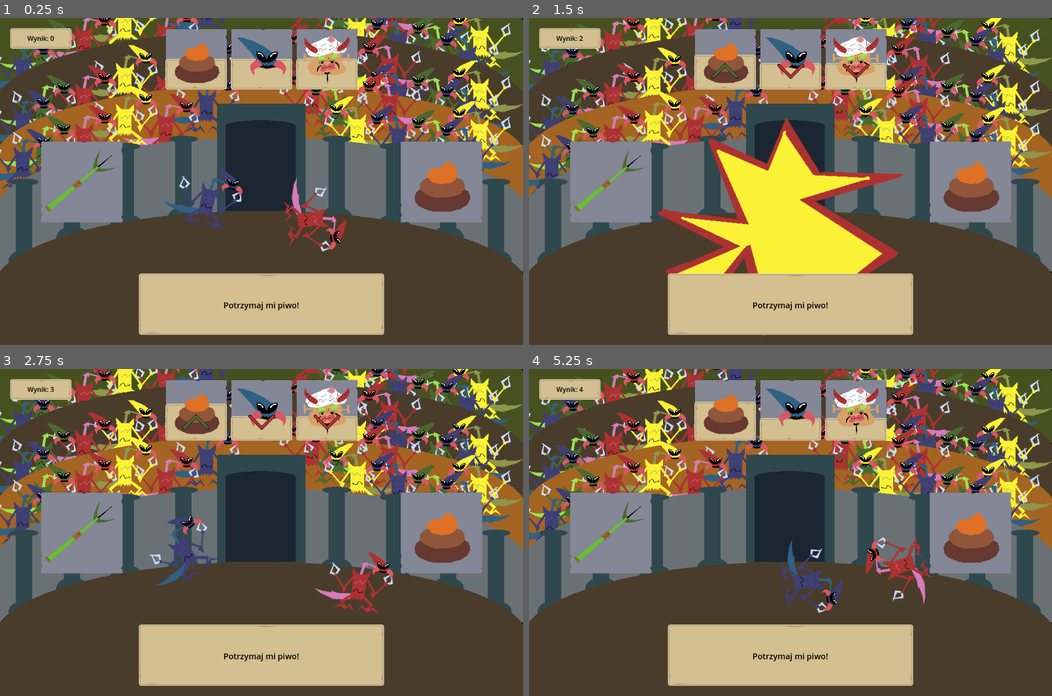
Above: before the commit, frames 1-4 (two rows, left to right).
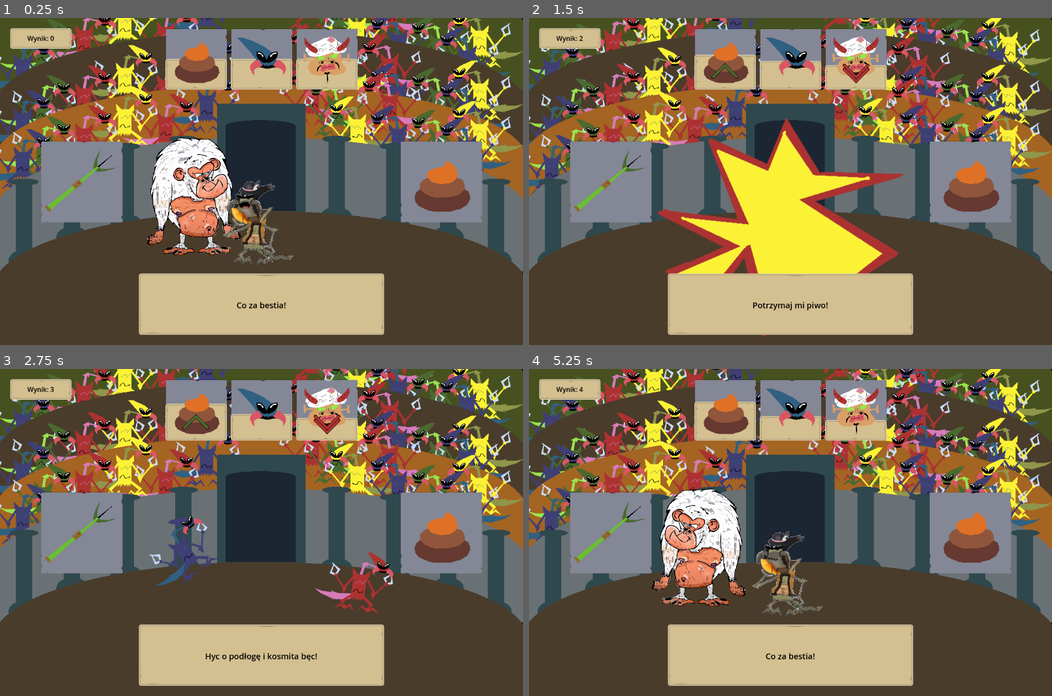
Above: after the commit, the same moments.

Repository: P1X-in/space-tricks
Game: Godot game, scene res://scenes/main.tscn
Two runs of this game, one before a commit and one after it. Both use one fixed random seed, a clock stepped at 60 frames per second and the inputs below.
Inputs (mouse positions are in pixels of both pictures, inside the frame that each line leads up to):
- Up to frame 1 (0.25 s): no input
- Up to frame 2 (1.5 s): click (612, 181) at 0.5 s; click (612, 181) at 1.25 s
- Up to frame 3 (2.75 s): click (83, 532) at 2 s
- Up to frame 4 (5.25 s): tap Enter at 2.75 s; move the mouse to (905, 516) at 2.77 s; tap F every 0.75 s from 2.85 to 5.1 s; move the mouse to (685, 548) at 3.52 s; move the mouse to (842, 460) at 4.27 s; move the mouse to (764, 597) at 5.02 s

The runs differ from the first frame. In frame 1, 6.5% of the frame differs, in the area x 28-67%, y 36-90%; in frame 2, 0.3%; in frame 3, 0.5%; in frame 4, 7.2%, in the area x 23-77%, y 14-90%.

Commit message:
Bahleda i Koczkodan

Diff:
--- /dev/null
+++ b/scenes/tricks/bahleda.tscn
@@ -0,0 +1,109 @@
+[gd_scene load_steps=9 format=3 uid="uid://dp2km5pyvgje7"]
+
+[ext_resource type="PackedScene" uid="uid://b62avp2rlxbi" path="res://scenes/tricks/trick.tscn" id="1_8onvl"]
+[ext_resource type="Texture2D" uid="uid://ci8k22iswlomt" path="res://assets/gfx/aliens/bachleda1.png" id="2_bi58h"]
+[ext_resource type="Texture2D" uid="uid://bkguft77kyj0y" path="res://assets/gfx/aliens/bachleda2.png" id="3_u3rwr"]
+[ext_resource type="Texture2D" uid="uid://c0ff47spqrh7u" path="res://assets/gfx/aliens/koczkodan.png" id="4_hwjsj"]
+
+[sub_resource type="SpriteFrames" id="SpriteFrames_ykym8"]
+animations = [{
+"frames": [{
+"duration": 1.0,
+"texture": ExtResource("2_bi58h")
+}, {
+"duration": 1.0,
+"texture": ExtResource("3_u3rwr")
+}],
+"loop": true,
+"name": &"default",
+"speed": 2.0
+}]
+
+[sub_resource type="Animation" id="Animation_ek7n3"]
+resource_name = "trick"
+length = 2.0
+loop_mode = 1
+tracks/0/type = "value"
+tracks/0/imported = false
+tracks/0/enabled = true
+tracks/0/path = NodePath("Sprite2D:flip_h")
+tracks/0/interp = 1
+tracks/0/loop_wrap = true
+tracks/0/keys = {
+"times": PackedFloat32Array(0, 1, 2),
+"transitions": PackedFloat32Array(1, 1, 1),
+"update": 1,
+"values": [true, false, true]
+}
+tracks/1/type = "value"
+tracks/1/imported = false
+tracks/1/enabled = true
+tracks/1/path = NodePath("Sprite2D:position")
+tracks/1/interp = 1
+tracks/1/loop_wrap = true
+tracks/1/keys = {
+"times": PackedFloat32Array(0, 1, 2),
+"transitions": PackedFloat32Array(1, 1, 1),
+"update": 0,
+"values": [Vector2(-300, -67), Vector2(300, -67), Vector2(-300, -67)]
+}
+
+[sub_resource type="Animation" id="Animation_pclj1"]
+length = 0.001
+tracks/0/type = "value"
+tracks/0/imported = false
+tracks/0/enabled = true
+tracks/0/path = NodePath("Sprite2D:flip_h")
+tracks/0/interp = 1
+tracks/0/loop_wrap = true
+tracks/0/keys = {
+"times": PackedFloat32Array(0),
+"transitions": PackedFloat32Array(1),
+"update": 1,
+"values": [true]
+}
+tracks/1/type = "value"
+tracks/1/imported = false
+tracks/1/enabled = true
+tracks/1/path = NodePath("Sprite2D:position")
+tracks/1/interp = 1
+tracks/1/loop_wrap = true
+tracks/1/keys = {
+"times": PackedFloat32Array(0),
+"transitions": PackedFloat32Array(1),
+"update": 0,
+"values": [Vector2(-300, -67)]
+}
+
+[sub_resource type="AnimationLibrary" id="AnimationLibrary_4w4vq"]
+_data = {
+"RESET": SubResource("Animation_pclj1"),
+"trick": SubResource("Animation_ek7n3")
+}
+
+[node name="Bahleda" instance=ExtResource("1_8onvl")]
+gold_outcome = {
+"boredom": 2,
+"gold": -1,
+"happiness": -1
+}
+kill_outcome = {
+"boredom": -2,
+"gold": 1,
+"happiness": 0
+}
+messages = ["Ujarzmianie koczkodana!", "Co za bestia!"]
+
+[node name="Sprite2D" type="Sprite2D" parent="." index="0"]
+position = Vector2(-300, -67)
+texture = ExtResource("4_hwjsj")
+flip_h = true
+
+[node name="AnimatedSprite2D" type="AnimatedSprite2D" parent="." index="1"]
+sprite_frames = SubResource("SpriteFrames_ykym8")
+autoplay = "default"
+
+[node name="animations" type="AnimationPlayer" parent="." index="2"]
+libraries = {
+"": SubResource("AnimationLibrary_4w4vq")
+}
--- a/scenes/tricks/tricks.gd
+++ b/scenes/tricks/tricks.gd
@@ -1,7 +1,8 @@
 class_name Tricks
 
 var tricks: Array = [
-	preload("res://scenes/tricks/tower.tscn").instantiate()
+	preload("res://scenes/tricks/tower.tscn").instantiate(),
+	preload("res://scenes/tricks/bahleda.tscn").instantiate()
 ]
 
 func get_random_trick() -> Node2D:
Not shown, added: assets/gfx/aliens/bachleda1.png.import
Not shown, added: assets/gfx/aliens/bachleda2.png.import
Not shown, added: assets/gfx/aliens/koczkodan.png.import
